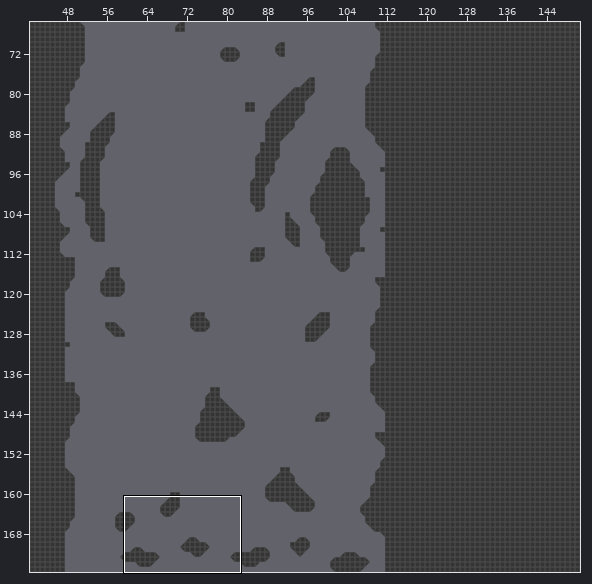
Tiled map: Sky/skyTilemap.tmx. The picture above shows the old version from afar; the outline marks the close-up.
Close-up. Old version:
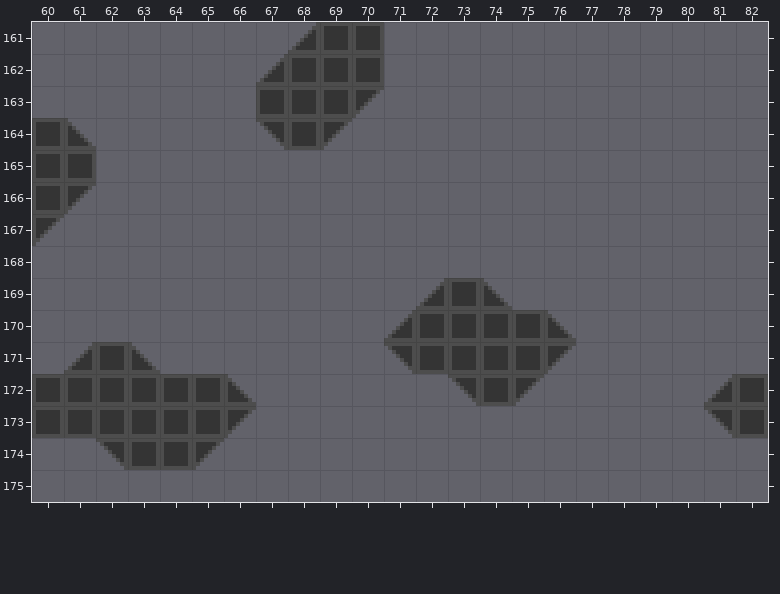
Cells are 8x8 px. Shown: x 60..82, y 161..175. The commit also changed other parts of the map, which this record leaves out.
Once edited:
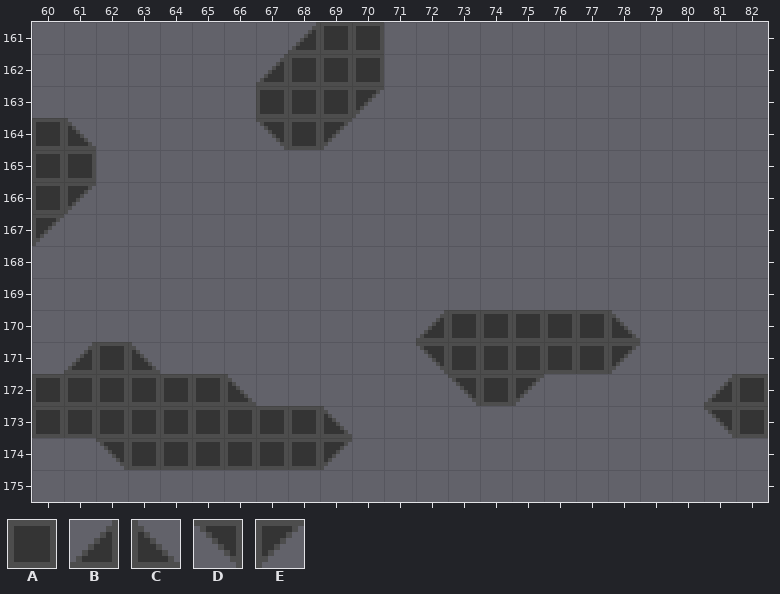
Key: from "testTileset": A 0, B 2, C 3, D 4, E 5.
_ is an empty cell.
Diff:
{"where": "layer \"Tile Layer 1\""}
{"y":169,"x":72,"old":"BAC","new":"___"}
{"y":170,"x":71,"old":"BA","new":"_B"}
{"y":170,"x":76,"old":"C__","new":"AAC"}
{"y":171,"x":71,"old":"DA","new":"_D"}
{"y":171,"x":76,"old":"E__","new":"AAE"}
{"y":173,"x":66,"old":"E___","new":"AAAC"}
{"y":174,"x":65,"old":"E____","new":"AAAAE"}
